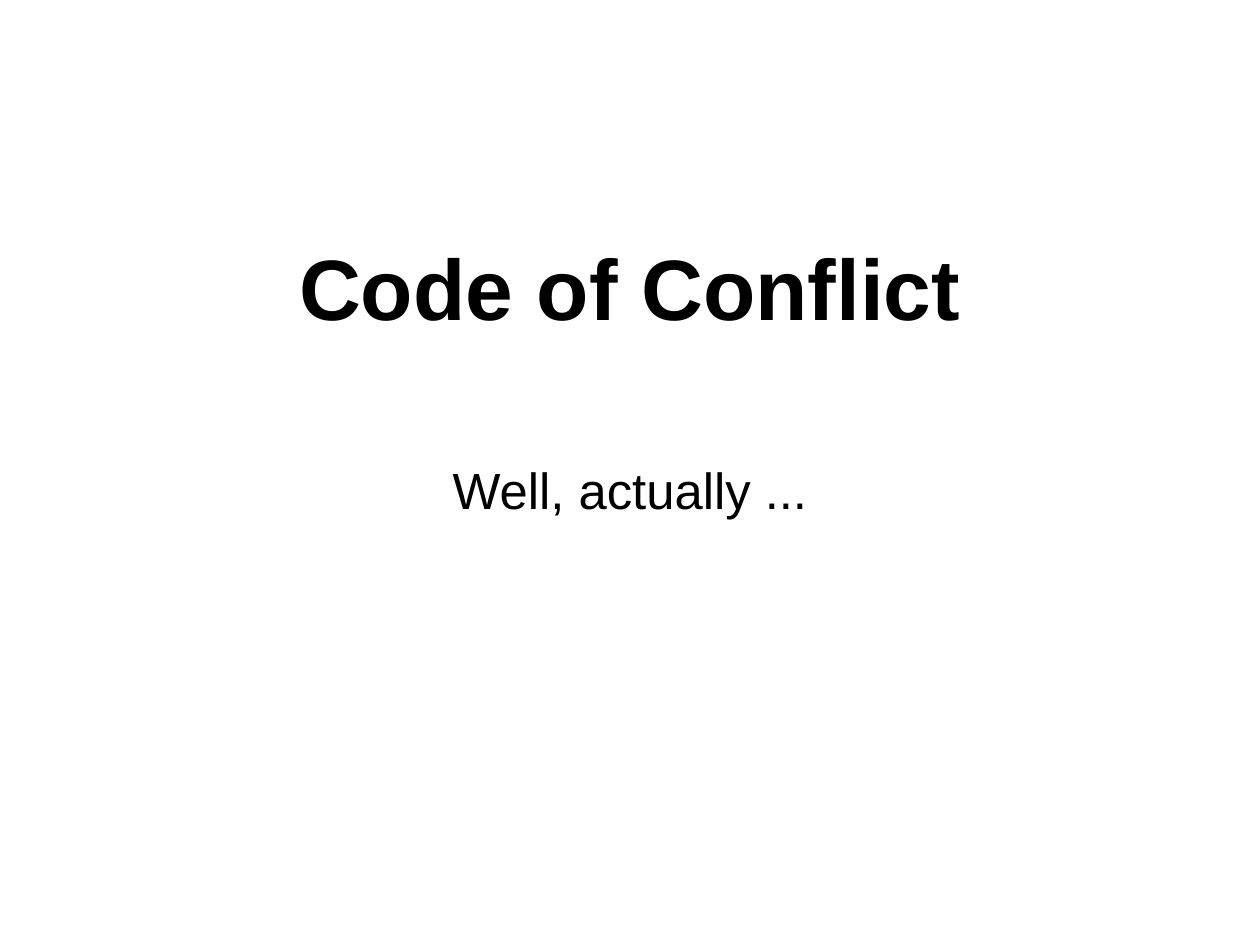
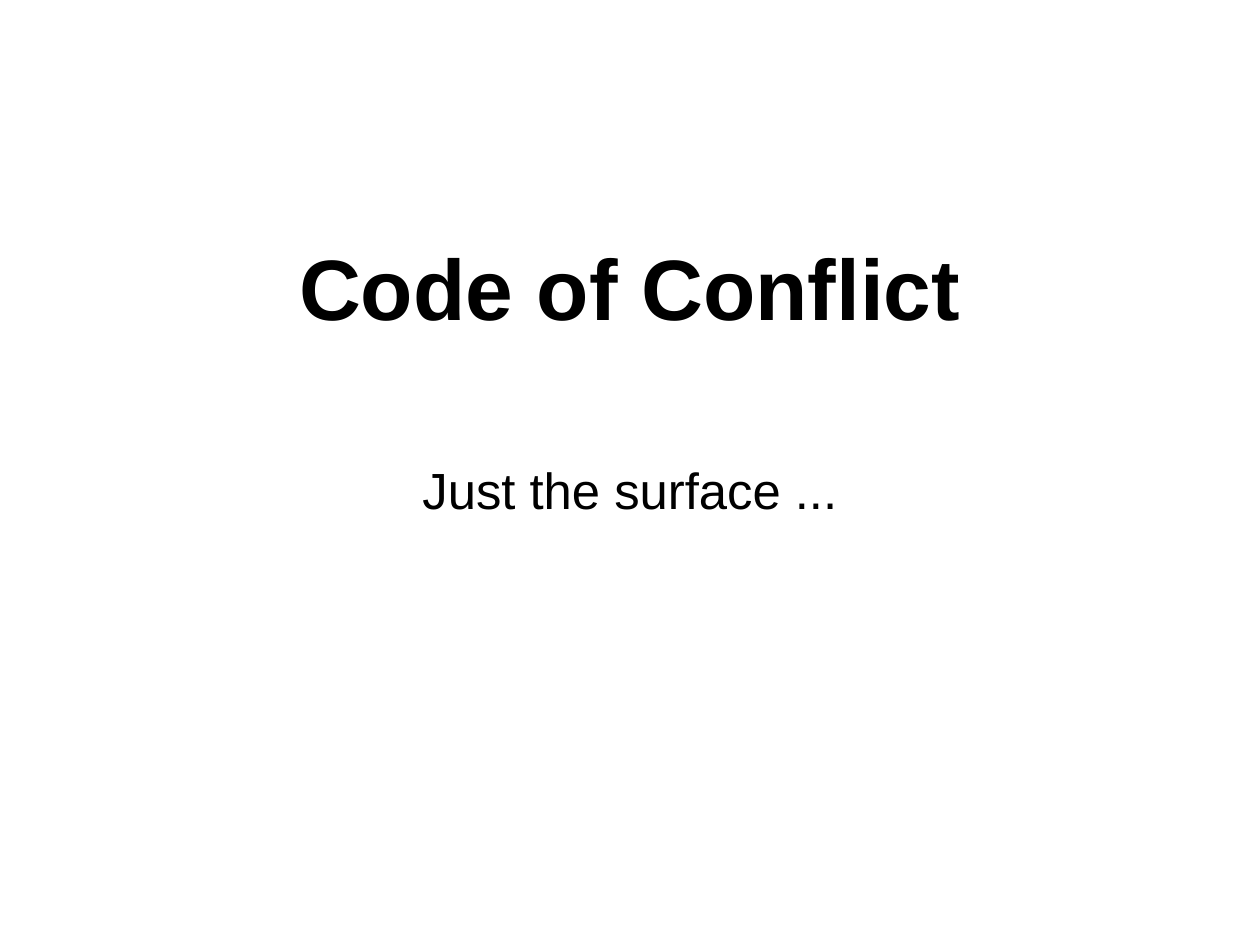
Before and after one commit to danvet/danvet.github.io, a slide deck: slide 4 of slides/lca-2018.odp. Drawn at 1260x945 pixels with LibreOffice and Linux fonts; fonts in the diff are those of the drawing. Boxes give left, top, right and bottom in pixels: in the first picture for what was removed or moved away, otherwise in the second. Text is boxed around its words. In the diff, an @@ line names an element or a change of style, - is before the commit and + after.

```diff
--- a/slides/lca-2018.odp
+++ b/slides/lca-2018.odp
@@ subtitle at (x1=422, y1=472, x2=781, y2=510): text changed @@
-Well, actually ...
+Just the surface ...
```
Also in this commit, not shown: 3 other slides changed, 5 slides added, 3 slides removed, 2 other files.
